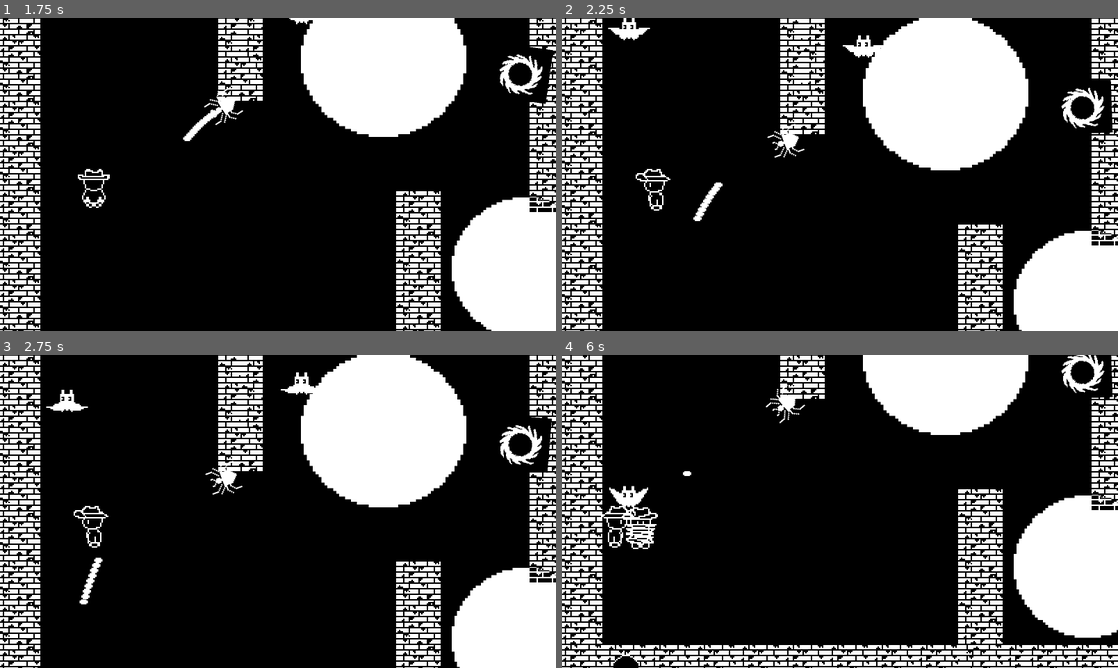
Above: before the commit, frames 1-4 (two rows, left to right).
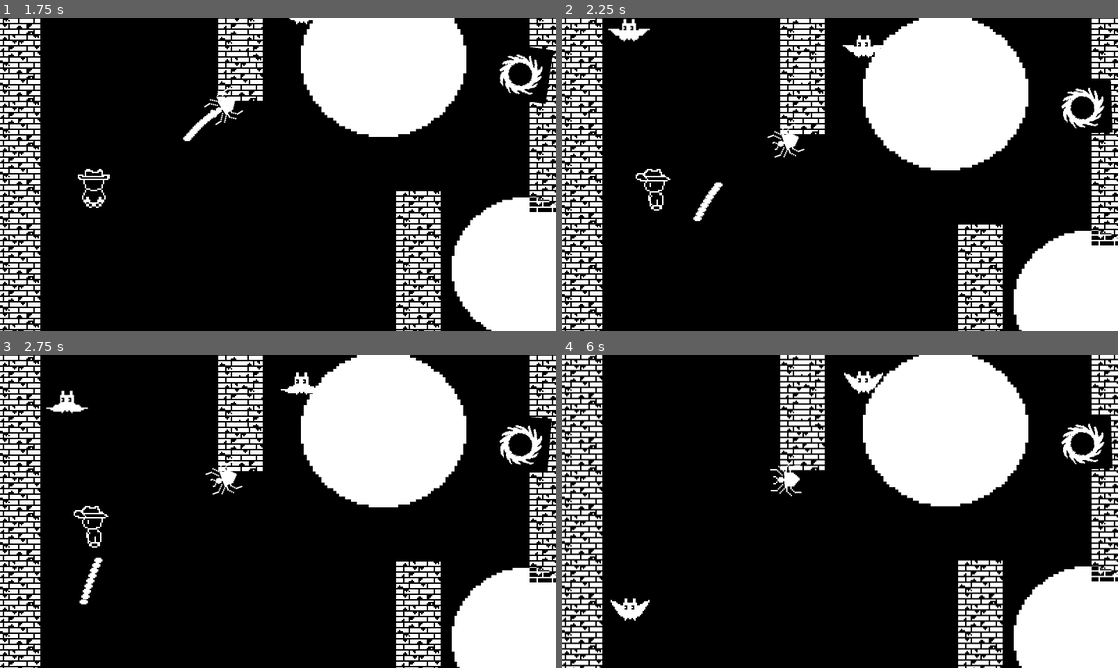
Above: after the commit, the same moments.

Repository: Tracychun13/twilight-tower
Game: Godot game, scene res://scenes/level_2.tscn
Same seed, same stepped clock (60 frames per second), same inputs: the game is played once before the commit and once after it. This scene is started directly instead of the project's main scene.
Inputs:
- Up to frame 1 (1.75 s): hold K (attack) 0.53-1.28 s; hold W (up) from 0.53 s (still down); tap Space (detained) at 0.8, 1.35 s; tap K (attack) at 1.55 s
- Up to frame 2 (2.25 s): release W (up) at 2.03 s; hold A (left) from 2.03 s (still down); hold K (attack) from 2.03 s (still down)
- Up to frame 3 (2.75 s): keep holding A (left); keep holding K (attack); tap Space (detained) at 2.3 s
- Up to frame 4 (6 s): release K (attack) at 2.78 s; tap Space (detained) at 2.85, 3.8, 5.1 s; tap K (attack) at 3.05, 4.35, 5.85 s; release A (left) at 3.53 s; hold S (down) 3.53-4.28 s; hold J (shield) 3.53-4.28 s; hold D (right) 4.28-5.03 s; hold W (up) 5.03-5.78 s; hold D (right) from 5.78 s (still down)

Frame 1 is identical in both runs. In frame 2, 0.1% of the frame differs, in the area x 8-16%, y 0-8%; in frame 3, 0.1%; in frame 4, 28%, in the area x 0-100%, y 0-100%.

Commit message:
made the bat hitbox to be bigger and print things to be clearer

Diff:
--- a/twilight-tower/scenes/bat.tscn
+++ b/twilight-tower/scenes/bat.tscn
@@ -54,7 +54,7 @@
 }]
 
 [sub_resource type="CircleShape2D" id="CircleShape2D_1qupw"]
-radius = 8.06226
+radius = 11.0
 
 [sub_resource type="CircleShape2D" id="CircleShape2D_xrg7o"]
 radius = 147.085
--- a/twilight-tower/scripts/player.gd
+++ b/twilight-tower/scripts/player.gd
@@ -40,13 +40,12 @@
 		if Input.is_action_just_pressed("detained"):
 			timer.start()
 			detained_spamming()
-	if Input.is_action_just_pressed("attack") and can_attack and not is_detained:
+	is_attacking = false
+	if Input.is_action_pressed("attack") and can_attack and not is_detained:
 		is_shielding = false;
 		is_attacking = true
 		sprite2d.play("attack")
 		await sprite2d.animation_finished
-		is_attacking = false
-
 	if Input.is_action_pressed("shield") and not is_detained:
 		is_shielding = true;
 	else:
@@ -118,6 +117,7 @@
 	get_input()
 	if is_captured_by_ghost:
 		velocity = ghost_drag_vector
+
 	if(is_detained):
 		sprite2d.play("detained")
 	move_and_slide()
@@ -128,9 +128,11 @@
 
 
 func _on_attacking_hitbox_body_entered(body: Node2D) -> void:
-	if body == bat and is_attacking:
+	if body == bat:
 		landedHit = true;
-		if(bat.isAlive):
-			bat.batDamaged(20)
+		print(is_attacking)
+		if bat.isAlive and is_attacking:
+			bat.batDamaged(50)
+
 	else:
 		landedHit = false
